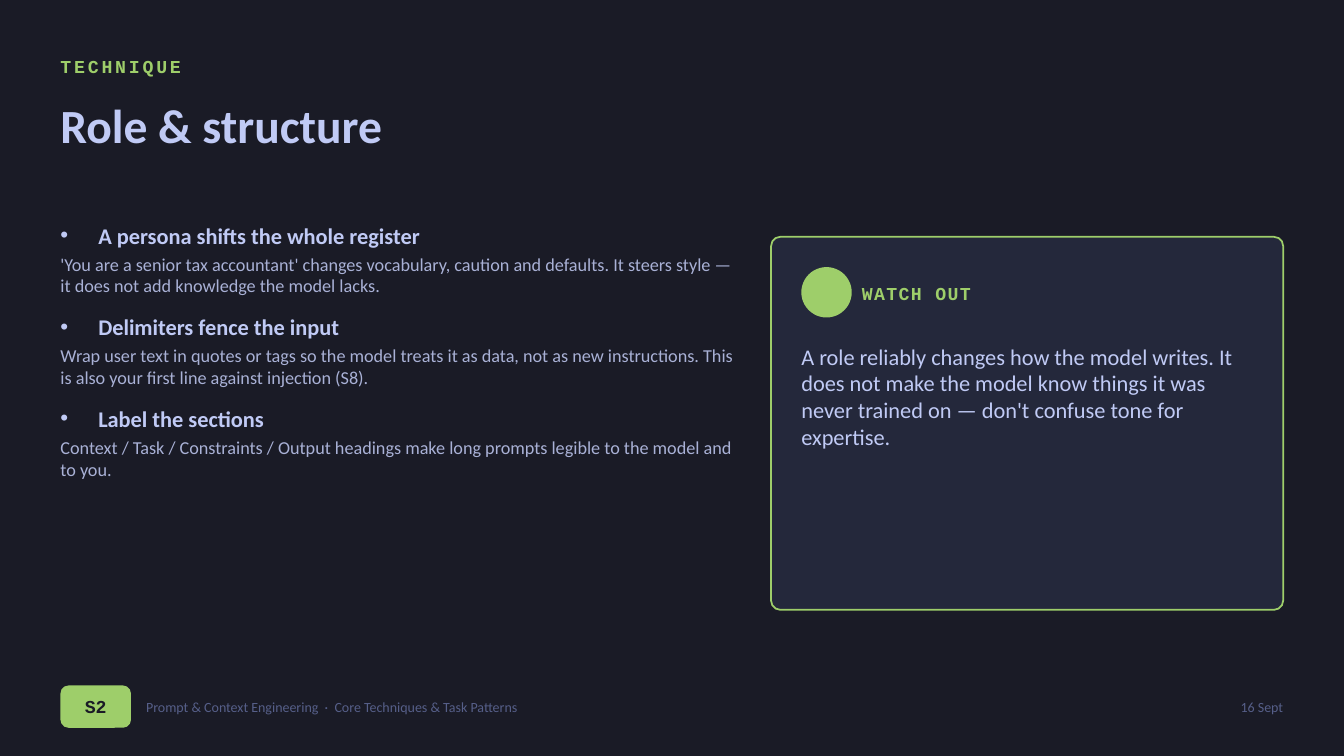
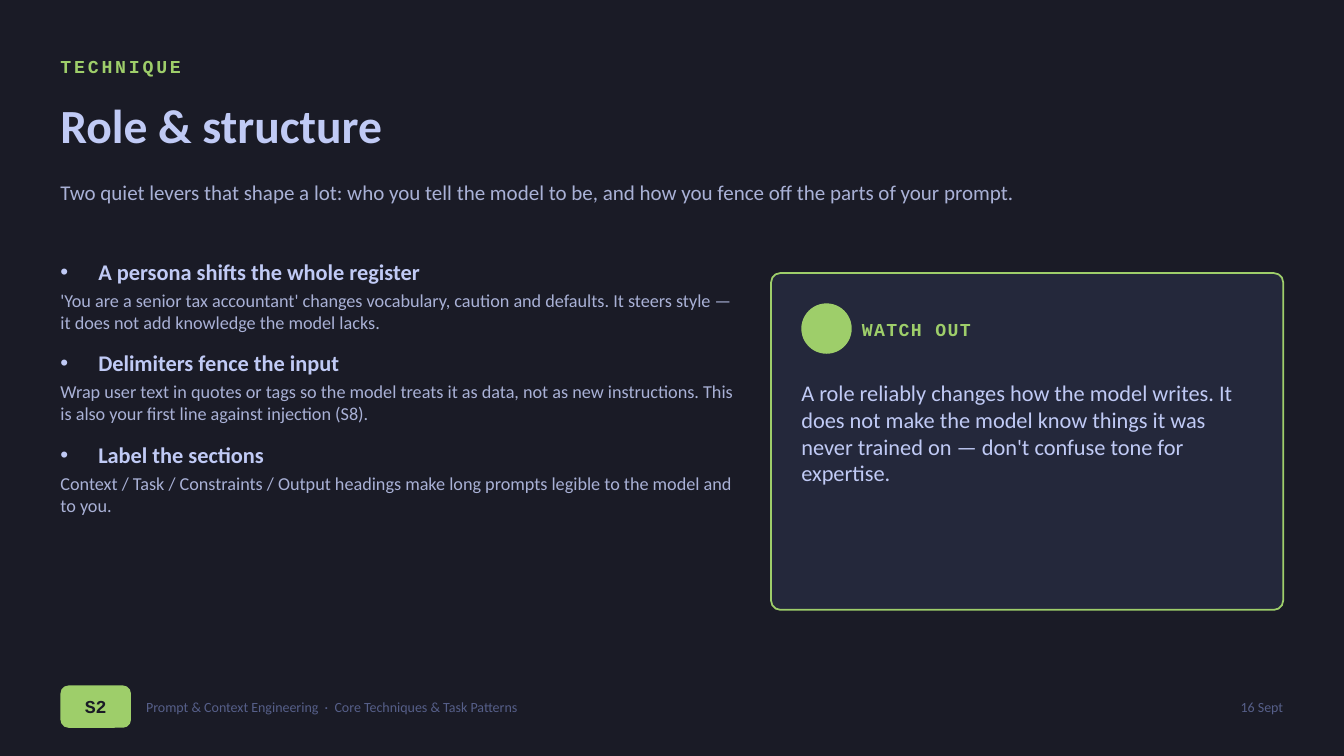
Before and after one commit to sduprey/langchain_courses, a slide deck: slide 8 of prompt-engineering-course/prompt_engineering_presentation_support/PE_S2_techniques.pptx. Drawn at 1344x756 pixels with LibreOffice and Linux fonts; fonts in the diff are those of the drawing. Boxes give left, top, right and bottom in pixels: in the first picture for what was removed or moved away, otherwise in the second. Text is boxed around its words. In the diff, an @@ line names an element or a change of style, - is before the commit and + after.

```diff
--- a/prompt-engineering-course/prompt_engineering_presentation_support/PE_S2_techniques.pptx
+++ b/prompt-engineering-course/prompt_engineering_presentation_support/PE_S2_techniques.pptx
@@ text added at [60, 185, 1013, 204], 15 pt, text #A9B1D6 @@
+Two quiet levers that shape a lot: who you tell the model to be, and how you fence off the parts of your prompt.
@@ text "A persona shifts the whole ...": place and size @@
-text "A persona shifts the whole ..." at [60, 228, 733, 479]
+text "A persona shifts the whole ..." at [60, 264, 733, 515]
@@ rounded rectangle: place and size @@
-rounded rectangle at [771, 237, 1284, 610]
+rounded rectangle at [771, 273, 1284, 610]
@@ rounded rectangle at [771, 273, 1284, 610]: proportions changed @@
@@ ellipse: place and size @@
-ellipse at [802, 267, 852, 318]
+ellipse at [802, 303, 852, 354]
@@ text "WATCH OUT": place and size @@
-text "WATCH OUT" at [862, 288, 970, 300]
+text "WATCH OUT" at [862, 324, 970, 336]
@@ text "A role reliably changes how ...": place and size @@
-text "A role reliably changes how ..." at [801, 349, 1232, 449]
+text "A role reliably changes how ..." at [801, 385, 1232, 485]
```
Also in this commit, not shown: 7 other slides changed, 18 other files.
